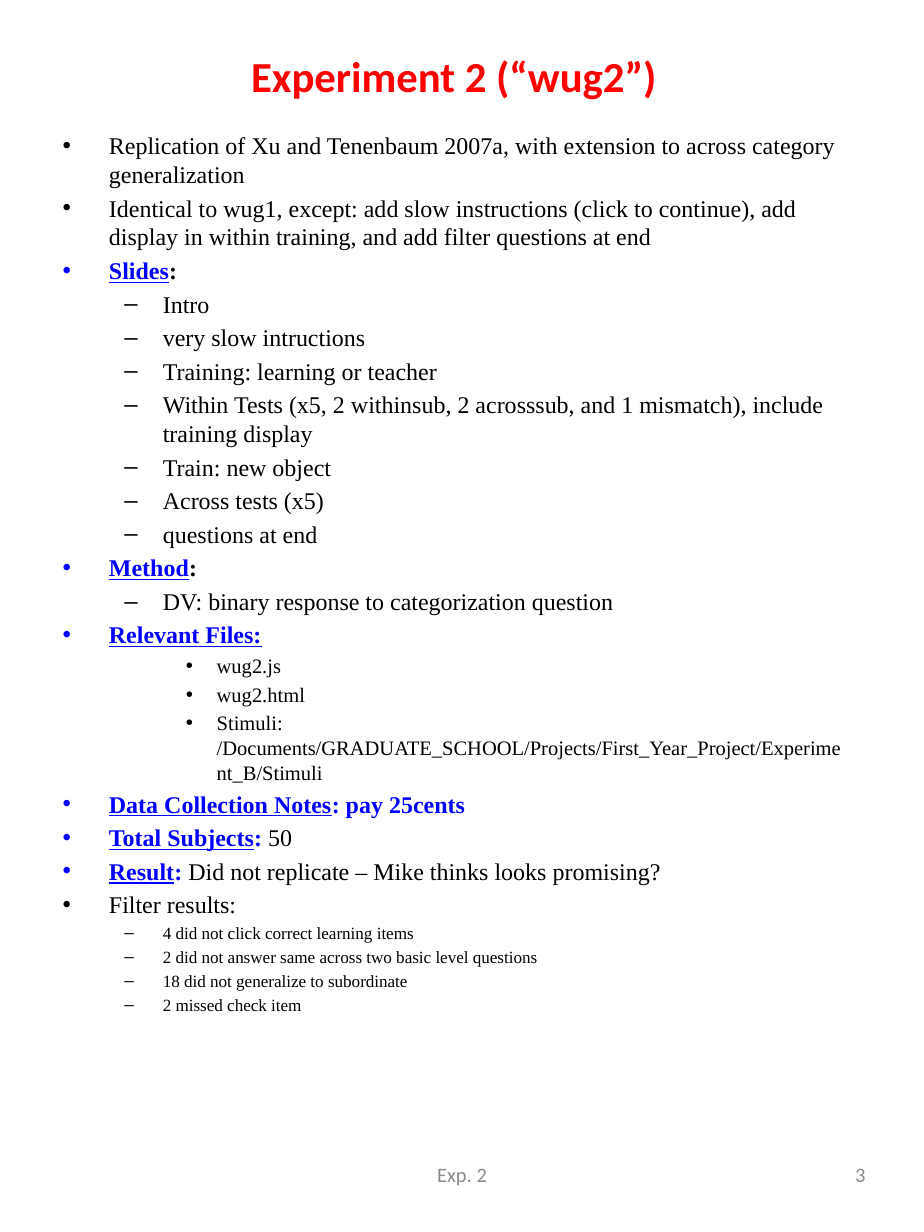
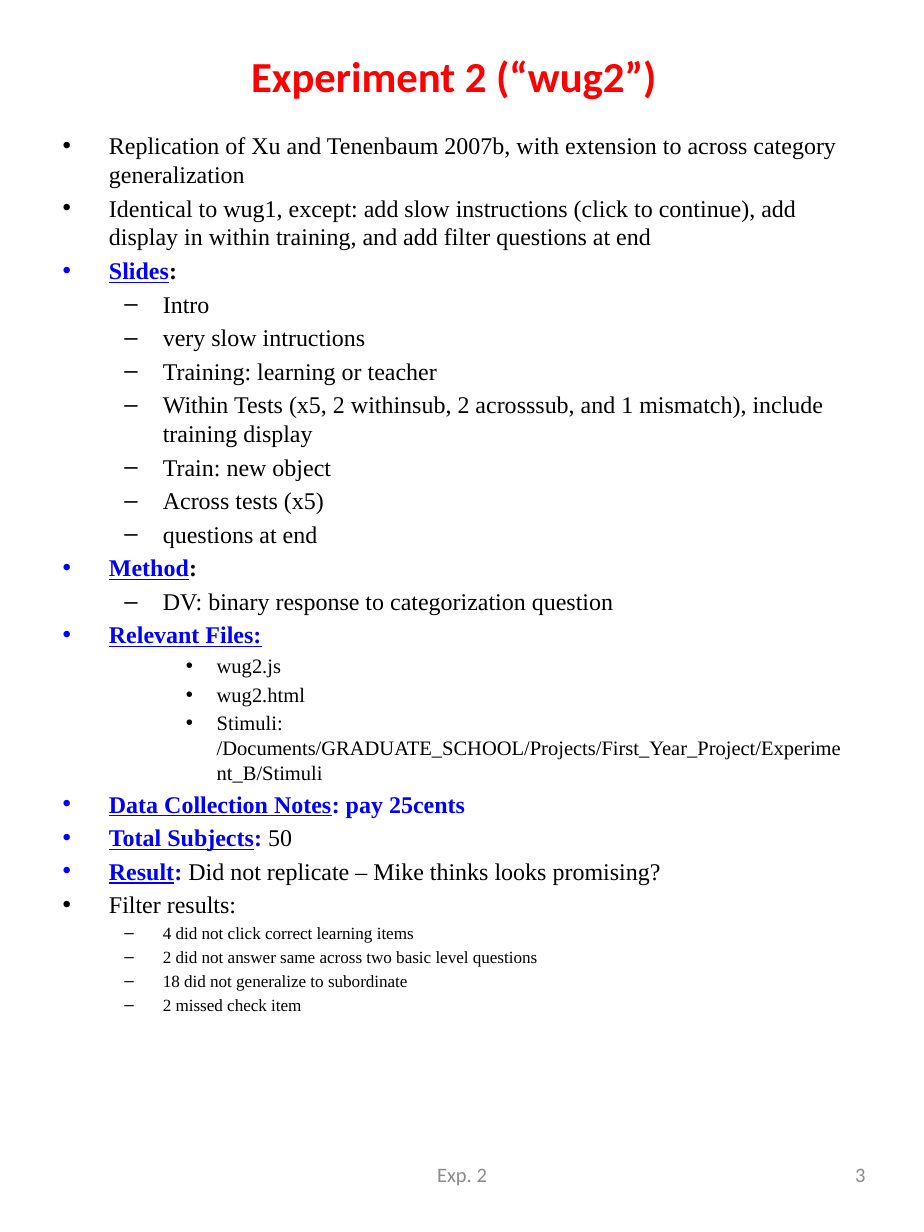
Before and after one commit to mllewis/xtSamp, a slide deck: slide 3 of xt_2007b_replication/overviews/Wug Overview.pptx. Drawn at 924x1232 pixels with LibreOffice and Linux fonts; fonts in the diff are those of the drawing. Boxes give left, top, right and bottom in pixels: in the first picture for what was removed or moved away, otherwise in the second. Text is boxed around its words. In the diff, an @@ line names an element or a change of style, - is before the commit and + after.

```diff
--- a/xt_2007b_replication/overviews/Wug Overview.pptx
+++ b/xt_2007b_replication/overviews/Wug Overview.pptx
@@ text at (x1=109, y1=137, x2=836, y2=188): text changed @@
-• Replication of Xu and Tenenbaum 2007a, with extension to across category generalization
+• Replication of Xu and Tenenbaum 2007b, with extension to across category generalization
```
Also in this commit, not shown: 16 other files.
